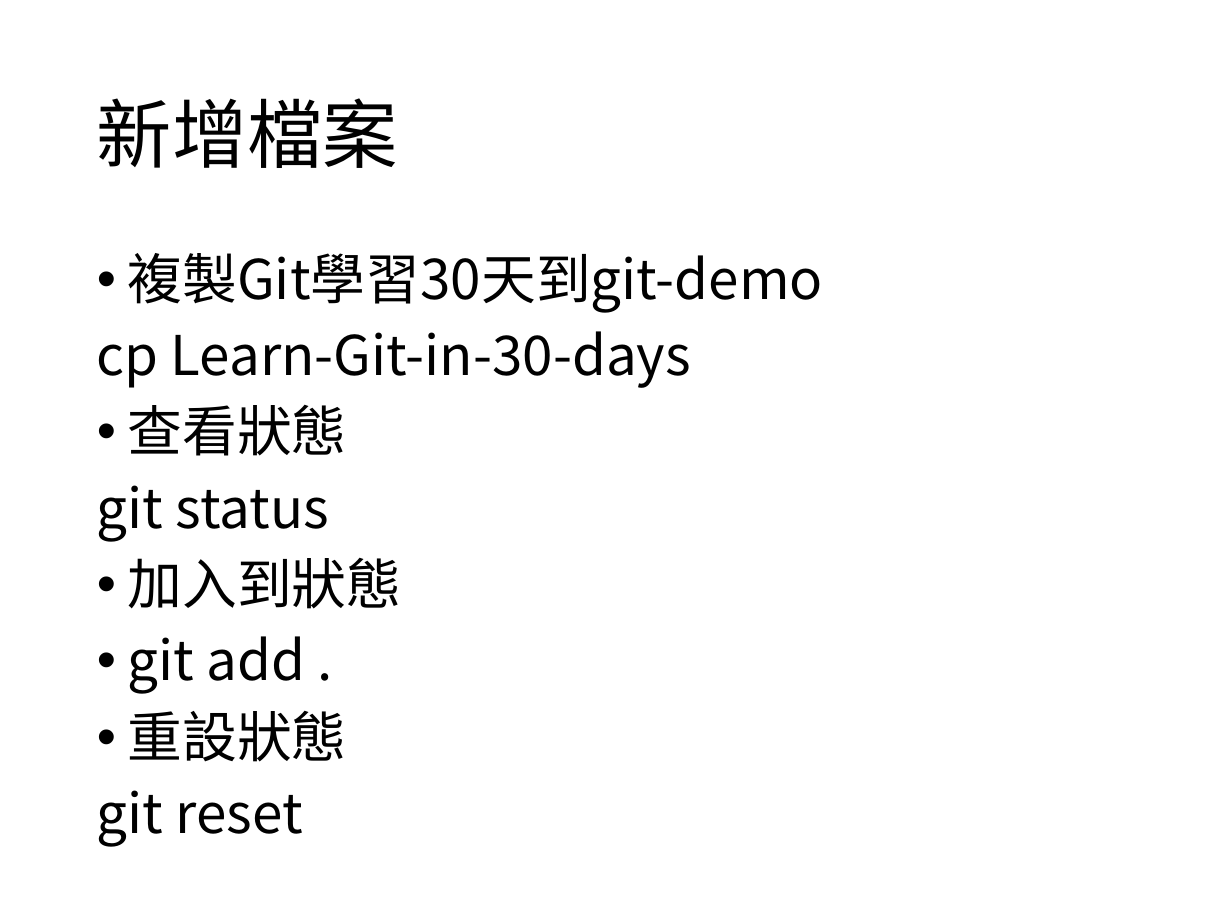
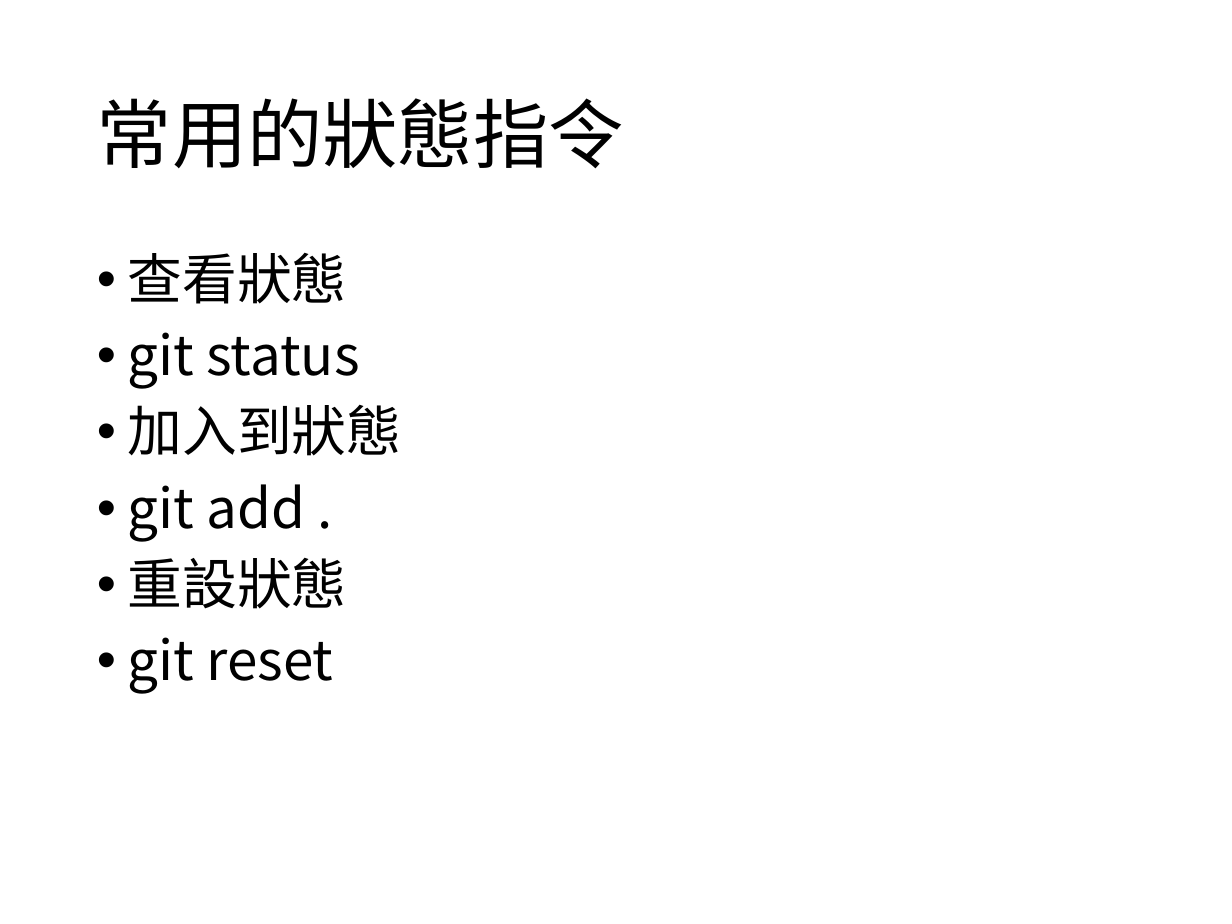
Before and after one commit to doggy8088/Learn-Git-in-30-days, a slide deck: slide 24 of zh-tw/Learn-Git-in-30-days.pptx (slide 25 before the commit). Drawn at 1232x924 pixels with LibreOffice and Linux fonts; fonts in the diff are those of the drawing. Boxes give left, top, right and bottom in pixels: in the first picture for what was removed or moved away, otherwise in the second. Text is boxed around its words. In the diff, an @@ line names an element or a change of style, - is before the commit and + after.

```diff
--- a/zh-tw/Learn-Git-in-30-days.pptx
+++ b/zh-tw/Learn-Git-in-30-days.pptx
@@ text at (97,98,624,169): text changed @@
-新增檔案
+常用的狀態指令
@@ text at (97,253,824,388): paragraphs removed @@
-• 複製Git學習30天到git-demo
-cp Learn-Git-in-30-days
@@ text at (128,332,359,694): bullet none to • @@
```
Also in this commit, not shown: 2 other slides changed, 1 slide added, 2 slides removed.
